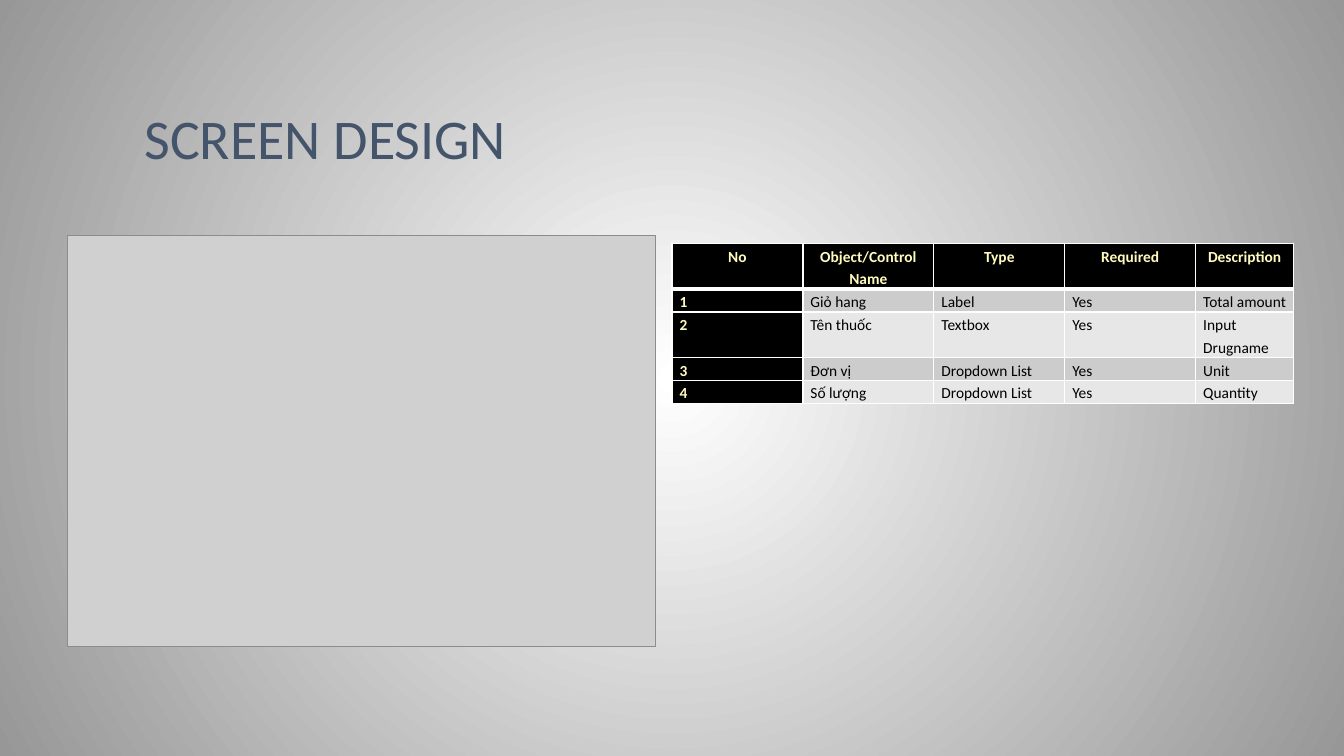
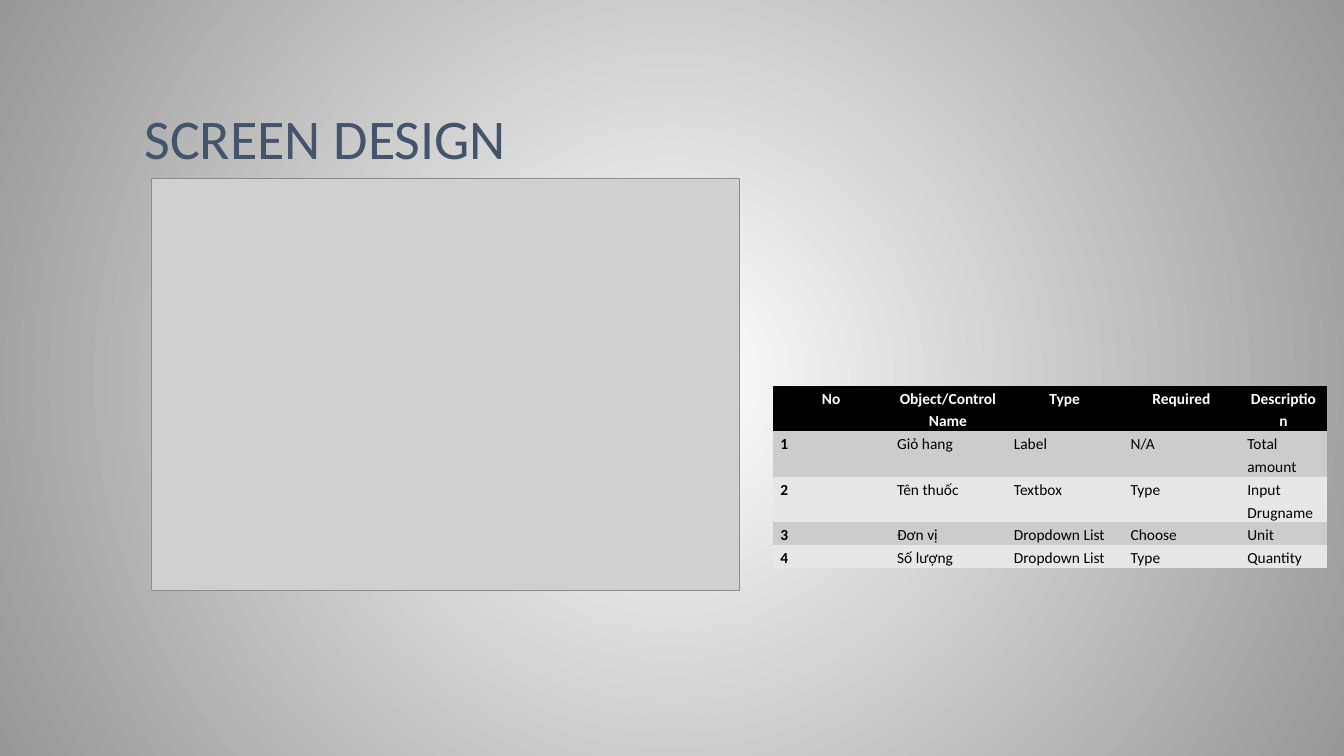
Before and after one commit to sangnvus/2015FALLIS02, a slide deck: slide 33 of WIP/Documents/DMS-SlideVer1.1.pptx. Drawn at 1344x756 pixels with LibreOffice and Linux fonts; fonts in the diff are those of the drawing; grey boxes stand for pictures. Boxes give left, top, right and bottom in pixels: in the first picture for what was removed or moved away, otherwise in the second. Text is boxed around its words. In the diff, an @@ line names an element or a change of style, - is before the commit and + after.

Commit message:
edit slide

```diff
--- a/WIP/Documents/DMS-SlideVer1.1.pptx
+++ b/WIP/Documents/DMS-SlideVer1.1.pptx
@@ background gradient #FFFCCC to #ABA65C to gradient #FFFFFF to #979797 @@
@@ picture: place and size @@
-picture at [67, 235, 654, 646]
+picture at [151, 178, 739, 590]
@@ table at [772, 386, 1328, 570] @@
-row 2, column 4: Yes
+row 2, column 4: N/A
-row 3, column 4: Yes
+row 3, column 4: Type
-row 4, column 4: Yes
+row 4, column 4: Choose
-row 5, column 4: Yes
+row 5, column 4: Type
@@ fill #000000 to #CCCCCC in 2 cells @@
@@ fill #000000 to #E7E7E7 in 2 cells @@
@@ text colour #FFFBBD to #FFFFFF in "No", "Object/Control Name", "Type", "Required" and 1 more places @@
@@ text colour #FFFBBD to #000000 in "1", "2", "3", "4" @@
@@ borders changed @@
@@ table: place and size @@
-table at [671, 244, 1294, 419]
+table at [772, 386, 1328, 570]
```
Also in this commit, not shown: 43 other slides changed.
